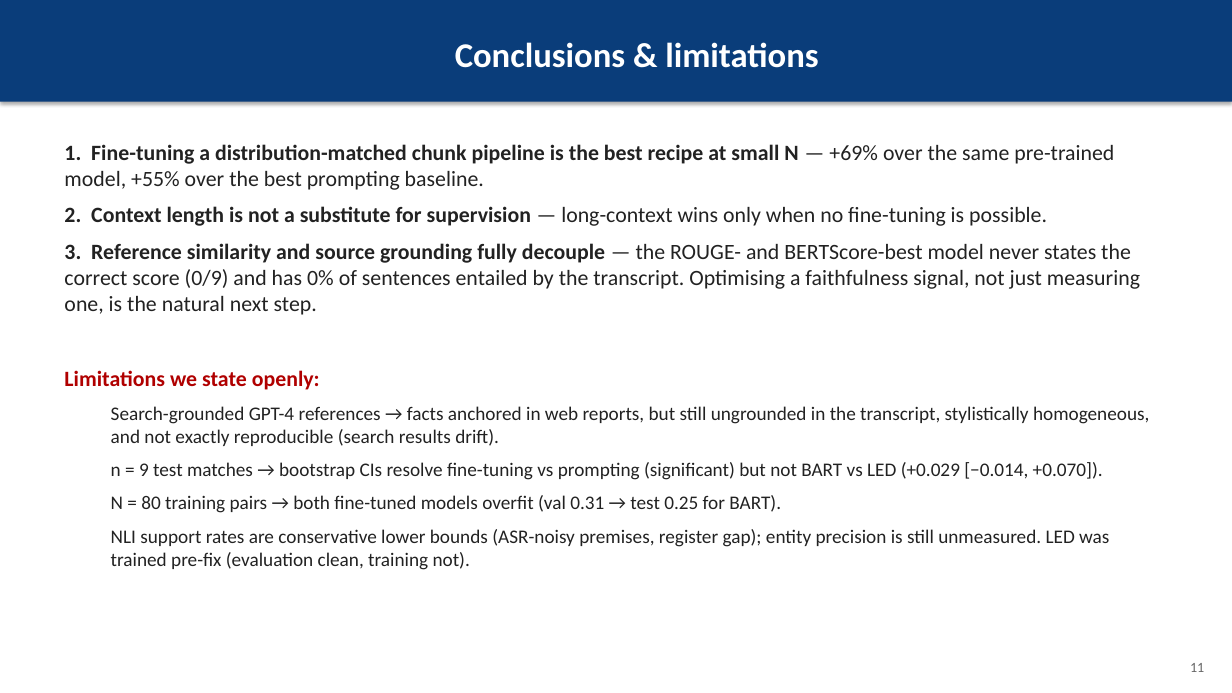
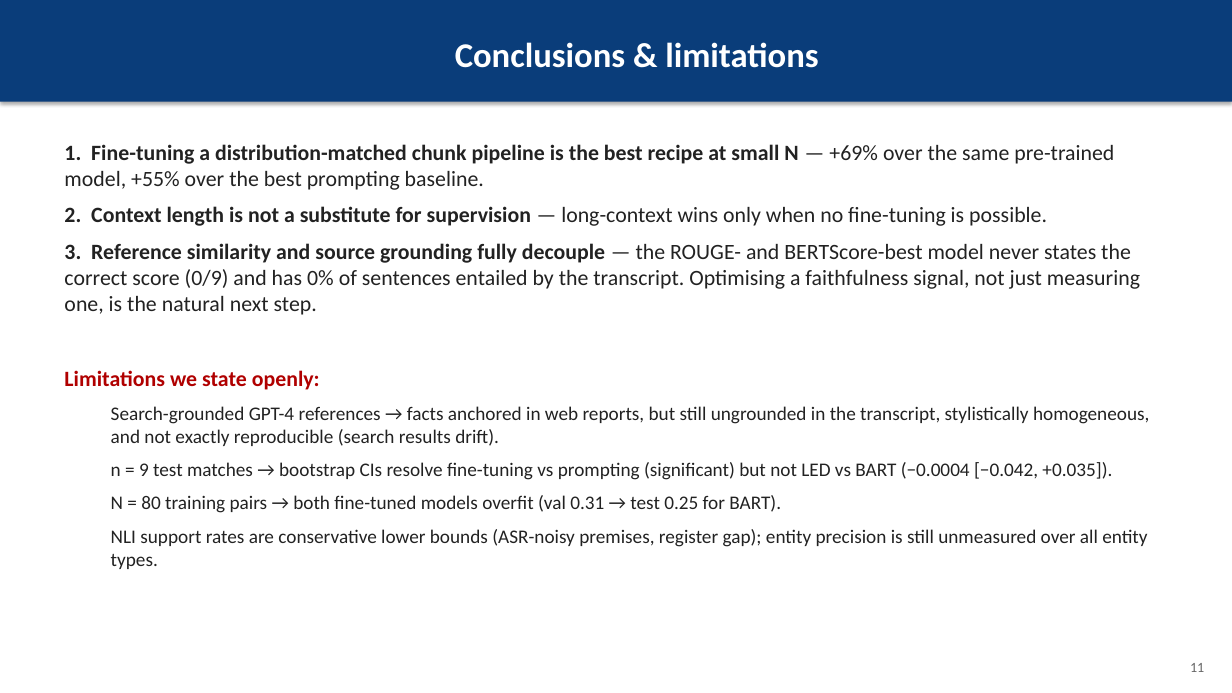
Before and after one commit to christiandalfarra/ANLP_Project, a slide deck: slide 11 of report/slides/ANLP_slides.pptx. Drawn at 1232x693 pixels with LibreOffice and Linux fonts; fonts in the diff are those of the drawing. Boxes give left, top, right and bottom in pixels: in the first picture for what was removed or moved away, otherwise in the second. Text is boxed around its words. In the diff, an @@ line names an element or a change of style, - is before the commit and + after.

```diff
--- a/report/slides/ANLP_slides.pptx
+++ b/report/slides/ANLP_slides.pptx
@@ text at [111, 462, 1112, 480]: text changed @@
-  n = 9 test matches → bootstrap CIs resolve fine-tuning vs prompting (significant) but not BART vs LED (+0.029 [−0.014, +0.070]).
+  n = 9 test matches → bootstrap CIs resolve fine-tuning vs prompting (significant) but not LED vs BART (−0.0004 [−0.042, +0.035]).
@@ text at [111, 529, 1147, 569]: text changed @@
-  NLI support rates are conservative lower bounds (ASR-noisy premises, register gap); entity precision is still unmeasured. LED was trained pre-fix (evaluation clean, training not).
+  NLI support rates are conservative lower bounds (ASR-noisy premises, register gap); entity precision is still unmeasured over all entity types.
```
Also in this commit, not shown: 3 other slides changed, 17 other files.
